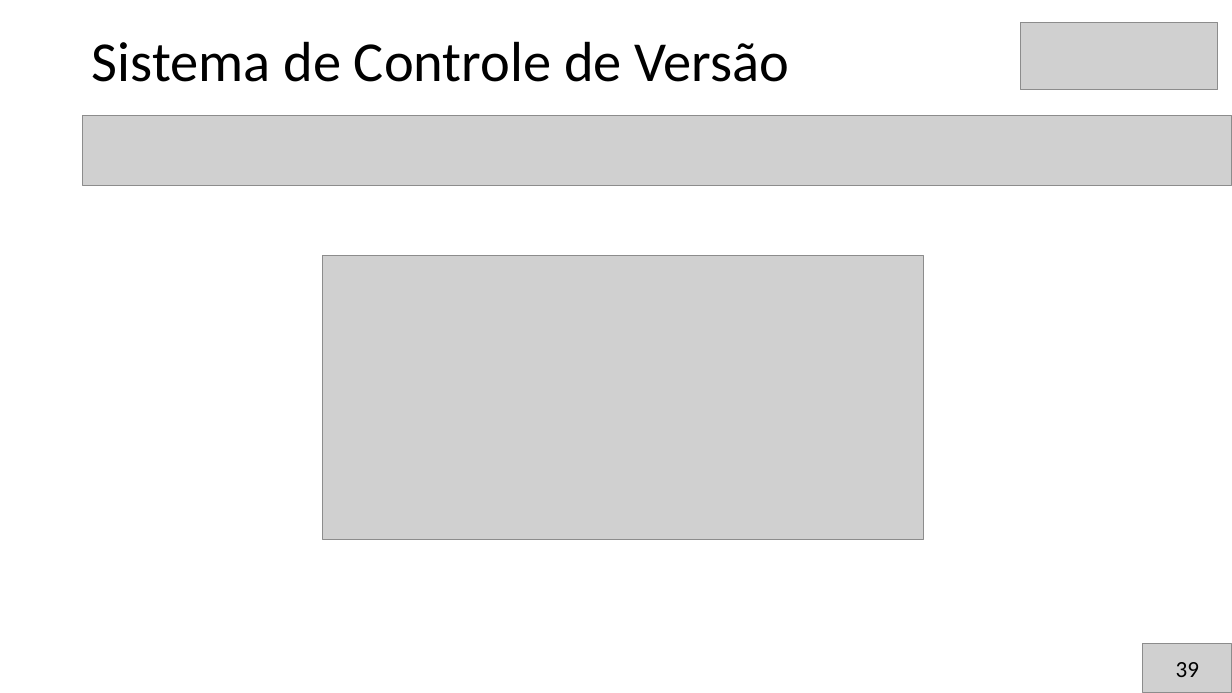
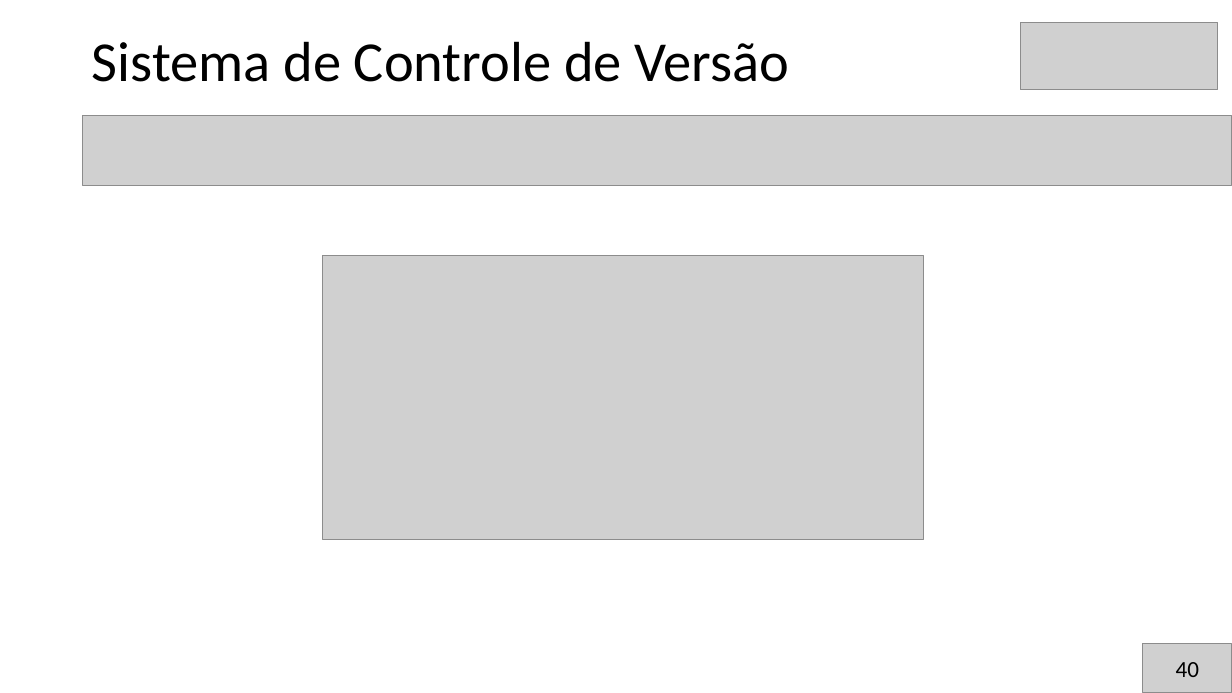
Before and after one commit to brunoslima/Secompp-Minicursos, a slide deck: slide 42 of Introdução ao Desenvolvimento de Front-End com HTMLCSSJS/Apresentacao/apresentacao1.pptx (slide 41 before the commit). Drawn at 1232x693 pixels with LibreOffice and Linux fonts; fonts in the diff are those of the drawing; grey boxes stand for pictures. Boxes give left, top, right and bottom in pixels: in the first picture for what was removed or moved away, otherwise in the second. Text is boxed around its words. In the diff, an @@ line names an element or a change of style, - is before the commit and + after.

```diff
--- a/Introdução ao Desenvolvimento de Front-End com HTMLCSSJS/Apresentacao/apresentacao1.pptx
+++ b/Introdução ao Desenvolvimento de Front-End com HTMLCSSJS/Apresentacao/apresentacao1.pptx
@@ text at [1176,662,1199,677]: text changed @@
-39
+40
```
Also in this commit, not shown: 5 other slides changed, 1 slide added, 2 other files.
